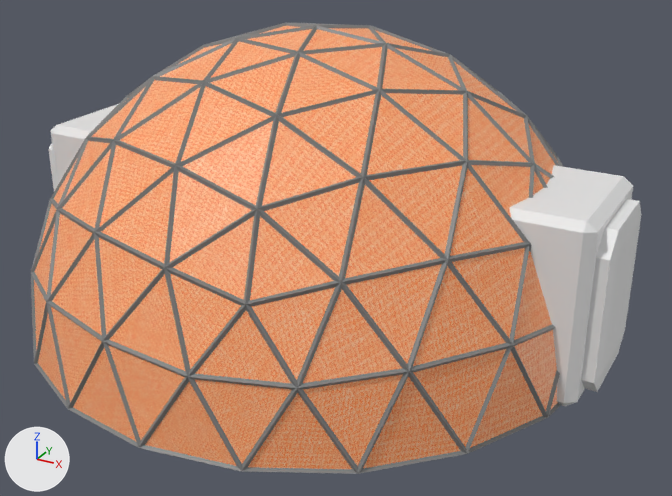
The Blender file Assets/homestead/models/dome_hab.blend: old version first, new version second.
Both versions are drawn from a camera (50 mm lens) standing at (7.66, -13.23, 7.82) and looking at (0.53, -0.28, 1.34). Arrows for +X, +Y and +Z are at lower left; the lights stay in place.

Objects in the first picture: 'EntryFrame', 'Support', 'outerDoorN', 'outerDoorS', 'outerSkin'.
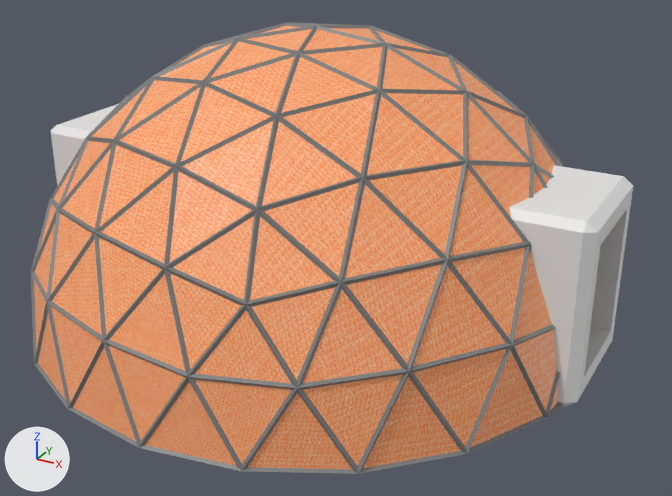
The change in detail:
Object 'outerDoorN' (ob_outerdoorn) is deleted.
Object 'outerDoorS' (ob_outerdoors) is deleted.

Pixel boxes [x1, y1, x2, y2] of what changed, in the pictures (672 x 496 px):
'outerDoorN', deleted: before [581, 199, 641, 392]
'outerDoorS', deleted: before [49, 143, 57, 191]
